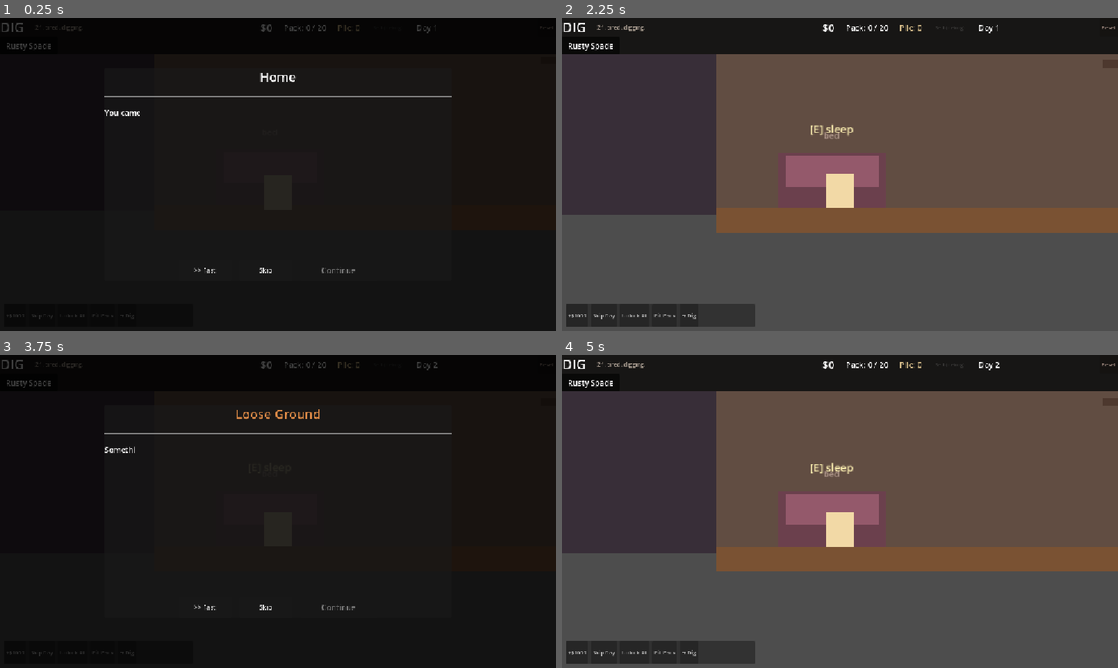
Above: before the commit, frames 1-4 (two rows, left to right).
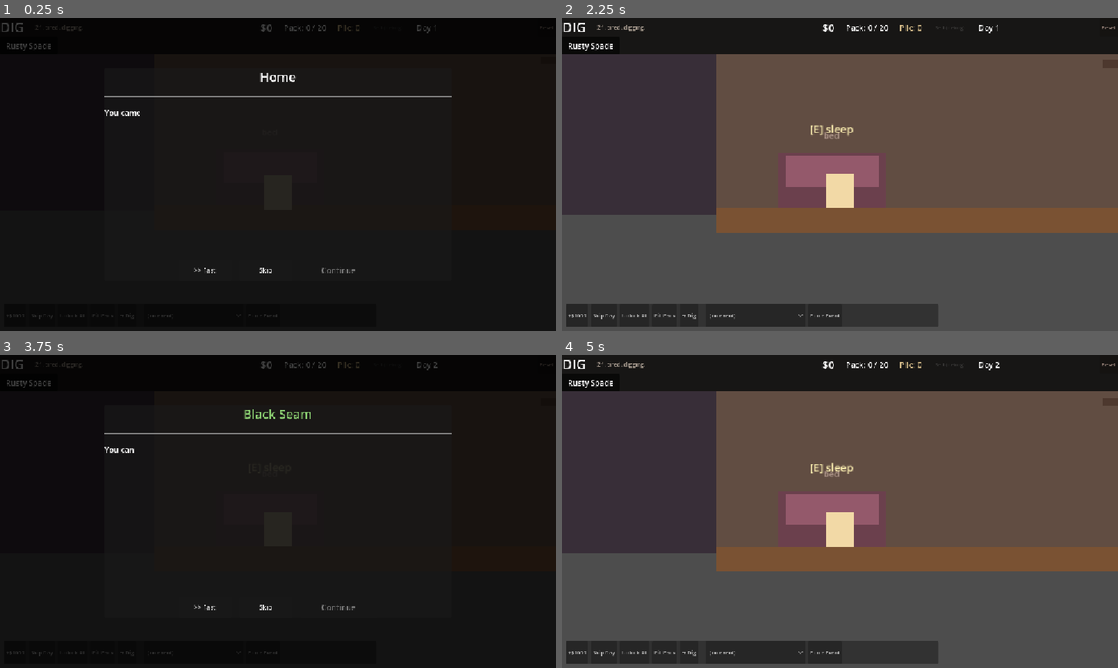
Above: after the commit, the same moments.

Repository: RanjitCS/dig
Game: Godot game, scene res://scenes/main.tscn
Two runs of this game, one before a commit and one after it. Both use one fixed random seed, a clock stepped at 60 frames per second and the inputs below.
Inputs (mouse positions are in pixels of both pictures, inside the frame that each line leads up to):
- Up to frame 1 (0.25 s): no input
- Up to frame 2 (2.25 s): click (756, 315) at 0.5 s, where only the run after the commit has a clickable "(no event)"; click (823, 315) at 1.25 s, where only the run after the commit has a clickable "Force Event"; click "Skip" at 2 s
- Up to frame 3 (3.75 s): click "Skip Day" at 2.75 s; click "Sleep → Next Day" at 3.5 s
- Up to frame 4 (5 s): click "Skip" at 4.25 s

The runs differ from the first frame. In frame 1, less than 0.1% of the frame differs, in the area x 26-48%, y 94-96%; in frame 2, 2.4%, in the area x 26-68%, y 91-99%; in frame 3, 0.4%; in frame 4, 2.4%.

Commit message:
cjhang

Diff:
--- /dev/null
+++ b/resources/day_events/arya_coffee.tres
@@ -0,0 +1,18 @@
+[gd_resource type="Resource" script_class="DayEvent" load_steps=2 format=3 uid="uid://dig0event0aryacoffee"]
+
+[ext_resource type="Script" path="res://scripts/day_event.gd" id="1_event"]
+
+[resource]
+script = ExtResource("1_event")
+id = &"arya_coffee"
+title = "Coffee on the Step"
+description = "A thermos by the back door. Still warm. No note — there never is. You have a while longer in you today."
+category = 2
+weight = 0.5
+money_mult = 1.0
+ore_weight_mult = 1.0
+crumble_chance = -1.0
+day_length_mult = 1.2
+no_dig = false
+morning_gift_money = 2.0
+dig_speed_mult = 1.0
--- /dev/null
+++ b/resources/day_events/coal_day.tres
@@ -0,0 +1,18 @@
+[gd_resource type="Resource" script_class="DayEvent" load_steps=2 format=3 uid="uid://dig0event0coalday"]
+
+[ext_resource type="Script" path="res://scripts/day_event.gd" id="1_event"]
+
+[resource]
+script = ExtResource("1_event")
+id = &"coal_day"
+title = "Black Seam"
+description = "You can see it in the spoil pile from yesterday — the coal runs thick through here. Follow it down."
+category = 0
+weight = 0.8
+money_mult = 1.0
+ore_weight_mult = 1.0
+crumble_chance = -1.0
+day_length_mult = 1.0
+no_dig = false
+flood_ore_id = &"coal"
+flood_ore_mult = 5.0
--- /dev/null
+++ b/resources/day_events/dads_spade.tres
@@ -0,0 +1,18 @@
+[gd_resource type="Resource" script_class="DayEvent" load_steps=2 format=3 uid="uid://dig0event0dadsspade"]
+
+[ext_resource type="Script" path="res://scripts/day_event.gd" id="1_event"]
+
+[resource]
+script = ExtResource("1_event")
+id = &"dads_spade"
+title = "Sharpened Overnight"
+description = "The spade's edge catches the light wrong. Someone took a file to it while you slept. It bites deeper today."
+category = 2
+weight = 0.5
+money_mult = 1.0
+ore_weight_mult = 1.0
+crumble_chance = -1.0
+day_length_mult = 1.0
+no_dig = false
+morning_gift_money = 0.0
+dig_speed_mult = 1.15
--- /dev/null
+++ b/resources/day_events/groundwater.tres
@@ -0,0 +1,17 @@
+[gd_resource type="Resource" script_class="DayEvent" load_steps=2 format=3 uid="uid://dig0event0groundwater"]
+
+[ext_resource type="Script" path="res://scripts/day_event.gd" id="1_event"]
+
+[resource]
+script = ExtResource("1_event")
+id = &"groundwater"
+title = "Water in the Hole"
+description = "Seepage overnight. Every swing is heavier through the mud — but the wet ground gave up a rich seam nobody had reached."
+category = 1
+weight = 0.6
+money_mult = 1.0
+ore_weight_mult = 2.2
+crumble_chance = -1.0
+day_length_mult = 1.0
+no_dig = false
+dig_speed_mult = 0.75
--- /dev/null
+++ b/resources/day_events/heavy_air.tres
@@ -0,0 +1,16 @@
+[gd_resource type="Resource" script_class="DayEvent" load_steps=2 format=3 uid="uid://dig0event0heavyair"]
+
+[ext_resource type="Script" path="res://scripts/day_event.gd" id="1_event"]
+
+[resource]
+script = ExtResource("1_event")
+id = &"heavy_air"
+title = "Bad Air"
+description = "The deep air sits wrong in your chest — you can't stay down long. But there's a pocket down there worth more than a clear head."
+category = 3
+weight = 0.5
+money_mult = 2.2
+ore_weight_mult = 1.0
+crumble_chance = -1.0
+day_length_mult = 0.65
+no_dig = false
--- /dev/null
+++ b/resources/day_events/moms_lunch.tres
@@ -0,0 +1,18 @@
+[gd_resource type="Resource" script_class="DayEvent" load_steps=2 format=3 uid="uid://dig0event0momslunch"]
+
+[ext_resource type="Script" path="res://scripts/day_event.gd" id="1_event"]
+
+[resource]
+script = ExtResource("1_event")
+id = &"moms_lunch"
+title = "She Packed a Lunch"
+description = "Folded bills tucked under the sandwich. \"For a proper meal,\" the napkin says. You pocket it and don't argue."
+category = 2
+weight = 0.5
+money_mult = 1.0
+ore_weight_mult = 1.0
+crumble_chance = -1.0
+day_length_mult = 1.0
+no_dig = false
+morning_gift_money = 5.0
+dig_speed_mult = 1.0
--- a/resources/day_events/rich_vein.tres
+++ b/resources/day_events/rich_vein.tres
@@ -10,7 +10,7 @@
 category = 0
 weight = 1.0
 money_mult = 1.0
-ore_weight_mult = 2.5
+ore_weight_mult = 1.6
 crumble_chance = -1.0
 day_length_mult = 1.0
 no_dig = false
--- a/resources/day_events/storm.tres
+++ b/resources/day_events/storm.tres
@@ -6,10 +6,10 @@
 script = ExtResource("1_event")
 id = &"storm"
 title = "Weather Coming"
-description = "Sky's the colour of a bruise. You won't get a full day in before it breaks."
+description = "Sky's the colour of a bruise. Short day before it breaks — but the buyer's paying storm prices for anything you haul up."
 category = 3
-weight = 0.7
-money_mult = 1.0
+weight = 0.6
+money_mult = 2.0
 ore_weight_mult = 1.0
 crumble_chance = -1.0
 day_length_mult = 0.7
--- a/resources/day_events/unstable_ground.tres
+++ b/resources/day_events/unstable_ground.tres
@@ -8,9 +8,9 @@
 title = "Loose Ground"
 description = "Something shifted in the night. The walls don't feel like they want to hold. The deep stuff is close, if you're willing."
 category = 1
-weight = 0.9
+weight = 0.7
 money_mult = 1.0
-ore_weight_mult = 1.4
+ore_weight_mult = 2.5
 crumble_chance = 0.85
 day_length_mult = 1.0
 no_dig = false
--- a/scenes/main.tscn
+++ b/scenes/main.tscn
@@ -223,7 +223,7 @@
 anchor_bottom = 1.0
 offset_left = 8.0
 offset_top = -56.0
-offset_right = 400.0
+offset_right = 780.0
 offset_bottom = -8.0
 grow_vertical = 0
 modulate = Color(1, 1, 1, 0.85)
@@ -262,3 +262,17 @@
 focus_mode = 0
 text = "→ Dig"
 theme_override_font_sizes/font_size = 11
+
+[node name="Sep" type="VSeparator" parent="DebugPanel/Box"]
+layout_mode = 2
+
+[node name="EventPicker" type="OptionButton" parent="DebugPanel/Box"]
+layout_mode = 2
+focus_mode = 0
+theme_override_font_sizes/font_size = 11
+
+[node name="ForceEventButton" type="Button" parent="DebugPanel/Box"]
+layout_mode = 2
+focus_mode = 0
+text = "Force Event"
+theme_override_font_sizes/font_size = 11
--- a/scripts/day_event.gd
+++ b/scripts/day_event.gd
@@ -29,6 +29,18 @@
 # A non-dig day (cozy/flavor). The dig is skipped; the day is about the morning beat.
 @export var no_dig: bool = false
 
+# --- v2 modifiers ---------------------------------------------------------
+# Floods ONE specific ore: multiplies just that block id's spawn weight (a "Coal
+# Seam" / "Iron day"). Leave id empty to disable. Applies on top of ore_weight_mult.
+@export var flood_ore_id: StringName = &""
+@export var flood_ore_mult: float = 1.0
+# A small one-time cash gift applied at the START of the day (Mom's lunch money,
+# a bit of luck). 0 = none.
+@export var morning_gift_money: float = 0.0
+# Scales dig speed for the day by scaling the tool cooldown. >1 = faster swings
+# (Dad sharpened the spade), <1 = slower (groundwater, heavy going). 1 = normal.
+@export var dig_speed_mult: float = 1.0
+
 func category_color() -> Color:
 	match category:
 		Category.GOOD:
--- a/scripts/debug_panel.gd
+++ b/scripts/debug_panel.gd
@@ -5,6 +5,8 @@
 @onready var unlock_button: Button = $Box/UnlockButton
 @onready var fill_button: Button = $Box/FillButton
 @onready var dig_button: Button = $Box/DigButton
+@onready var event_picker: OptionButton = $Box/EventPicker
+@onready var force_event_button: Button = $Box/ForceEventButton
 
 func _ready() -> void:
 	money_button.pressed.connect(_on_money)
@@ -12,6 +14,19 @@
 	unlock_button.pressed.connect(_on_unlock)
 	fill_button.pressed.connect(_on_fill)
 	dig_button.pressed.connect(_on_go_dig)
+	force_event_button.pressed.connect(_on_force_event)
+	_populate_events()
+
+func _populate_events() -> void:
+	# Item 0 = force an ordinary (no-event) day; then one entry per DayEvent, with
+	# the event id stored as item metadata so we can force it exactly.
+	event_picker.clear()
+	event_picker.add_item("(no event)")
+	event_picker.set_item_metadata(0, &"")
+	for e in GameState.day_events:
+		var label: String = e.title if e.title != "" else String(e.id)
+		event_picker.add_item(label)
+		event_picker.set_item_metadata(event_picker.item_count - 1, e.id)
 
 func _on_go_dig() -> void:
 	# Skip the walk through the house and jump straight to digging.
@@ -44,3 +59,18 @@
 	var room: float = cap - GameState.carried_total()
 	if room > 0.0:
 		GameState._add_dirt(room)
+
+func _on_force_event() -> void:
+	# Force the selected special day (or "no event") and roll straight into a new
+	# day so the morning announce + all day modifiers apply through the real pipe.
+	var idx: int = event_picker.selected
+	if idx < 0:
+		idx = 0
+	var event_id: StringName = event_picker.get_item_metadata(idx)
+	GameState.force_next_event(event_id)
+	# start_next_day() advances the day and applies the forced event through the
+	# real pipeline (gift, day-length, announce, modifiers). If we're mid-dig,
+	# end the day first so we're not starting a day from inside one.
+	if GameState.phase == GameState.Phase.DIGGING:
+		GameState.skip_to_end_of_day()
+	GameState.start_next_day()
--- a/scripts/dig_world.gd
+++ b/scripts/dig_world.gd
@@ -237,11 +237,10 @@
 		label.add_theme_color_override("font_color", Color(0.85, 0.82, 0.72, 0.9))
 		label.horizontal_alignment = HORIZONTAL_ALIGNMENT_LEFT
 		label.vertical_alignment = VERTICAL_ALIGNMENT_CENTER
-		# Painted on the bedrock just RIGHT of the cavern's right wall. That wall is
-		# stable at every depth (neck and body share BODY_COL_HI), so the markers
-		# form one tidy vertical column the player passes as they descend — unlike
-		# the left wall, which flares far out under the house.
-		var wall_right_x := float(BODY_COL_HI + 1) * BLOCK_SIZE.x
+		# Painted on the bedrock just RIGHT of THIS row's right wall. Using the row's
+		# own span (not the fixed body wall) keeps shallow markers like Topsoil beside
+		# the narrow neck instead of floating far out over the surface/fence (clipping).
+		var wall_right_x := float(_dig_span_for_row(row).y + 1) * BLOCK_SIZE.x
 		label.position = Vector2(
 			wall_right_x + 8.0,
 			(row - 1) * BLOCK_SIZE.y + BLOCK_SIZE.y * 0.5 - 14.0
@@ -254,6 +253,8 @@
 
 func _pick_block_type_for_depth(depth: int) -> BlockType:
 	var ore_mult := _ore_weight_mult()
+	var flood_id := GameState.today_event_flood_ore_id()
+	var flood_mult := GameState.today_event_flood_ore_mult()
 	var candidates: Array = []
 	var weights: Array = []
 	var total_weight := 0.0
@@ -261,7 +262,9 @@
 		if depth >= t.min_depth and depth <= t.max_depth:
 			var w: float = t.weight
 			if ore_mult != 1.0 and t.money_yield > 0.0:
-				w *= ore_mult         # rich-vein day: money-ore spawns more often
+				w *= ore_mult         # rich-vein day: all money-ore spawns more often
+			if flood_id != &"" and t.id == flood_id:
+				w *= flood_mult       # "Coal day": this one ore floods in
 			candidates.append(t)
 			weights.append(w)
 			total_weight += w
--- a/scripts/game_state.gd
+++ b/scripts/game_state.gd
@@ -312,6 +312,9 @@
 	# Roll the special-day event BEFORE computing day length (storm/still-air
 	# scale it) so time_left reflects today's modifier.
 	_roll_day_event()
+	# A cozy morning gift (Mom's lunch money, etc.) lands right at day start.
+	if today_event != null and today_event.morning_gift_money > 0.0:
+		_add_money(today_event.morning_gift_money)
 	time_left = day_length()
 	day_paused = false
 	# Day begins in the bedroom; player must walk out the door to begin digging.
@@ -757,10 +760,25 @@
 			return e
 	return null
 
+# Debug: force a specific event (or force "none") on the NEXT start_next_day(),
+# bypassing the random roll. Empty StringName = no override.
+var _forced_event_id: StringName = &""
+var _force_event_active: bool = false
+
+func force_next_event(event_id: StringName) -> void:
+	_forced_event_id = event_id
+	_force_event_active = true
+
 # Roll for a special day. Sets today_event (or null) and announces it. Called from
 # start_next_day(). Never fires on day 1 (that day is scripted).
 func _roll_day_event() -> void:
 	today_event = null
+	# Debug override consumes one roll: force a specific event or force none.
+	if _force_event_active:
+		_force_event_active = false
+		today_event = get_day_event(_forced_event_id) if _forced_event_id != &"" else null
+		_forced_event_id = &""
+		return
 	if current_day <= 1 or day_events.is_empty():
 		return
 	if randf() >= SPECIAL_DAY_CHANCE:
@@ -795,6 +813,17 @@
 # Cave-in crumble-chance override for the day, or <0 when there's no override.
 func today_event_crumble_chance() -> float:
 	return today_event.crumble_chance if today_event != null else -1.0
+
+# Dig-speed multiplier for the day (>1 faster, <1 slower). 1.0 normally.
+func today_event_dig_speed_mult() -> float:
+	return today_event.dig_speed_mult if today_event != null else 1.0
+
+# The one ore flooded today ("" if none) and its extra weight multiplier.
+func today_event_flood_ore_id() -> StringName:
+	return today_event.flood_ore_id if today_event != null else &""
+
+func today_event_flood_ore_mult() -> float:
+	return today_event.flood_ore_mult if today_event != null else 1.0
 
 func get_helper(helper_id: StringName) -> Helper:
 	for h in helpers:
--- a/scripts/player.gd
+++ b/scripts/player.gd
@@ -102,9 +102,13 @@
 	return tool.damage_at(_tool_level(tool))
 
 func _tool_cooldown(tool: Upgrade) -> float:
-	if tool == null:
-		return 0.20
-	return tool.cooldown_at(_tool_level(tool))
+	var base := 0.20 if tool == null else tool.cooldown_at(_tool_level(tool))
+	# A special day can speed up (Dad sharpened the spade) or slow down (groundwater)
+	# the swing. dig_speed_mult > 1 = faster = shorter cooldown.
+	var speed := GameState.today_event_dig_speed_mult()
+	if speed > 0.0:
+		base /= speed
+	return base
 
 # Returns true if a dig actually landed (block existed in the targeted cell(s)).
 func _try_dig(tool: Upgrade) -> bool:
